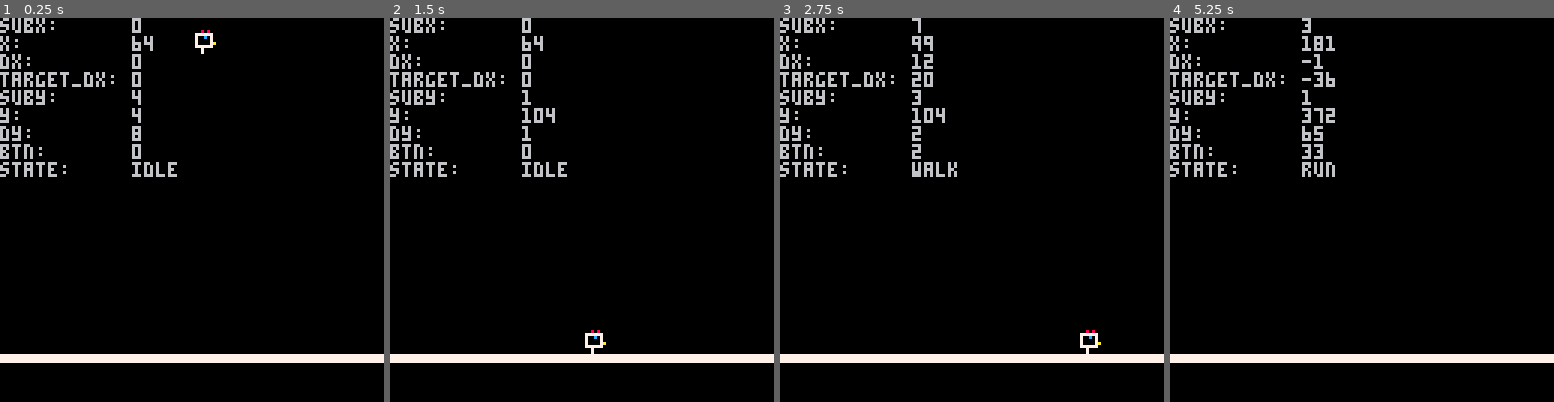
Above: before the commit, frames 1-4 (left to right).
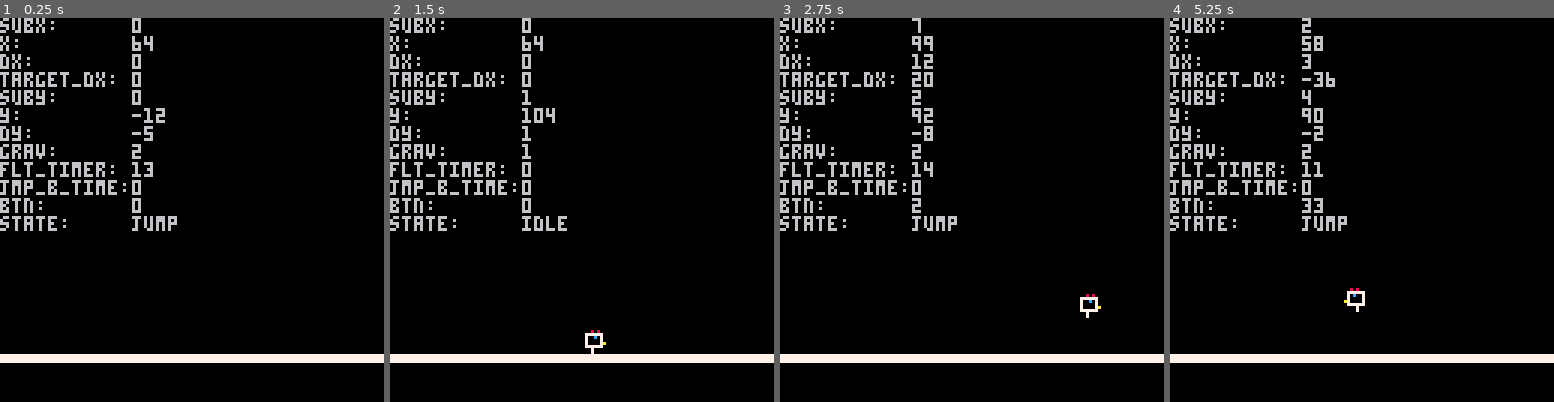
Above: after the commit, the same moments.

Repository: jmcarlson0320/chicken
Game: PICO-8 cartridge chicken.p8
The game is run twice, just before and just after one commit, with the same random seed, the same clock (stepped at 60 frames per second) and the same inputs.
Inputs (mouse positions are in pixels of both pictures, inside the frame that each line leads up to):
- Up to frame 1 (0.25 s): no input
- Up to frame 2 (1.5 s): tap X (X key) at 0.33, 1.07 s; click (670, 121) at 0.67 s; tap O (Z key) at 0.7 s; click (436, 267) at 1.22 s
- Up to frame 3 (2.75 s): hold Right 1.6-2.1 s; tap O (Z key) at 1.7, 2.1, 2.5 s; click (887, 114) at 1.77 s; tap X (X key) at 1.85 s; hold Up 2.15-2.42 s; click (952, 259) at 2.32 s; hold Right from 2.47 s (still down)
- Up to frame 4 (5.25 s): click (1404, 106) at 2.87 s; tap O (Z key) every 0.4 s from 2.9 to 4.9 s; tap X (X key) at 2.97, 4.08, 5.2 s; release Right at 3.03 s; hold Left 3.08-3.58 s; click (1465, 256) at 3.42 s; hold Down 3.63-3.97 s; click (1231, 102) at 3.97 s; hold Right 4.02-4.68 s; click (1292, 248) at 4.52 s; hold Up 4.73-5.03 s; click (1354, 94) at 5.07 s; hold Left from 5.08 s (still down)

The runs differ from the first frame. In frame 1, 2.7% of the frame differs, in the area x 0-57%, y 3-56%; in frame 2, 2.3%; in frame 3, 2.8%; in frame 4, 3.0%, in the area x 0-51%, y 1-77%.

Commit message:
Add jump

Diff:
--- a/chicken.p8
+++ b/chicken.p8
@@ -5,8 +5,16 @@
 SUB_PIXEL = 8
 DX_MAX_WALK = 20
 DX_MAX_RUN = 36
+WORLD_GRAVITY = 1
+JUMP_GRAVITY = 1
+FALL_GRAVITY = 2
+JUMP_SPEED = 20
+JUMP_BUFFER_TIME = 8
 
 function _init()
+	-- disable repeat buttons
+	poke(0x5f5c,255)
+
 	player = create_player(64, 0)
 end
 
@@ -25,6 +33,9 @@
 	print("suby:      "..player.sub_y)
 	print("y:         "..player.y)
 	print("dy:        "..player.dy)
+	print("grav:      "..player.gravity)
+	print("flt_timer: "..player.float_timer)
+	print("jmp_b_time:"..player.jump_buffer_timer)
 	print("btn:       "..btn())
 	print("state:     "..player.state)
 end
@@ -67,8 +78,9 @@
 		dx = 0,
 		dy = 0,
 		target_dx = 0,
-		target_dy = 0,
-		brakes_on = false,
+		gravity = WORLD_GRAVITY,
+		float_timer = 0,
+		jump_buffer_timer = JUMP_BUFFER_TIME,
 		state = "idle",
 		animations = {
 			["idle"] = {
@@ -86,6 +98,11 @@
 				rate = 2,
 				t = 0,
 			},
+			["jump"] = {
+				frames = {49, 50, 51, 50},
+				rate = 4,
+				t = 0,
+			},
 		},
 		facing = "right",
 	}
@@ -93,7 +110,11 @@
 	return p
 end
 
+
 function player_update(p)
+	if p.jump_buffer_timer > 0 then
+		p.jump_buffer_timer -= 1
+	end
 	if p.state == "idle" then
 		if btn(0) then
 			p.target_dx = -DX_MAX_WALK
@@ -104,6 +125,13 @@
 			p.target_dx = DX_MAX_WALK
 			p.facing = "right"
 			p.state = "walk"
+		end
+		if btnp(4) or p.jump_buffer_timer > 0 then
+			p.dy = -JUMP_SPEED
+			p.on_ground = false
+			p.gravity = JUMP_GRAVITY
+			p.float_timer = 20
+			p.state = "jump"
 		end
 	elseif p.state == "walk" then
 		-- left
@@ -136,6 +164,13 @@
 		if (btn() & 0x0F == 0) and (p.dx == 0) then
 			p.state = "idle"
 		end
+		if btnp(4) or p.jump_buffer_timer > 0 then
+			p.dy = -JUMP_SPEED
+			p.on_ground = false
+			p.gravity = JUMP_GRAVITY
+			p.float_timer = 20
+			p.state = "jump"
+		end
 	elseif p.state == "run" then
 		-- run left
 		if btn(0) then
@@ -150,6 +185,52 @@
 		-- released run or direction
 		if (btn() & 0x0F == 0) or (not btn(5)) then
 			p.state = "walk"
+		end
+		if btnp(4) or p.jump_buffer_timer > 0 then
+			p.dy = -JUMP_SPEED
+			p.on_ground = false
+			p.gravity = JUMP_GRAVITY
+			p.float_timer = 20
+			p.state = "jump"
+		end
+	elseif p.state == "jump" then
+		if p.float_timer > 0 then
+			p.float_timer -= 1
+		end
+		if btn(0) then
+			p.target_dx = -DX_MAX_WALK
+			p.facing = "left"
+		end
+		if btn(1) then
+			p.target_dx = DX_MAX_WALK
+			p.facing = "right"
+		end
+		if btn(0) and btn(5) then
+			p.target_dx = -DX_MAX_RUN
+			p.facing = "left"
+		end
+		if btn(1) and btn(5) then
+			p.target_dx = DX_MAX_RUN
+			p.facing = "right"
+		end
+		if btn(4) then
+			p.gravity = JUMP_GRAVITY
+		end
+		if not btn(4) then
+			p.gravity = FALL_GRAVITY
+		end
+		if p.float_timer <= 0 then
+			p.gravity = FALL_GRAVITY
+		end
+		if btn() & 0x0f == 0 then
+			p.target_dx = 0
+		end
+		if btnp(4) then
+			p.jump_buffer_timer = JUMP_BUFFER_TIME
+		end
+		if p.on_ground then
+			p.gravity = WORLD_GRAVITY
+			p.state = "idle"
 		end
 	end
 
@@ -158,17 +239,22 @@
 	--	pos += vel
 	if p.target_dx - p.dx ~= 0 then
 		local acc = sgn(p.target_dx - p.dx)
-		if (p.target_dx > 0 and p.dx < 0) or (p.target_dx < 0 and p.dx > 0) then
+		-- apply brakes if on ground
+		if p.on_ground and ((p.target_dx > 0 and p.dx < 0) or (p.target_dx < 0 and p.dx > 0)) then
 			acc *= 2
 		end
 		p.dx += acc -- vel += acc
 	end
+
+	move_x(p)
+	-- wrap around screen
+	if p.x < -7 then p.x = 127 end
+	if p.x > 127 then p.x = -7 end
 
 	--Y movement
 	--	only gravity??
-	p.dy += 1
-
-	move_x(p)
+	p.dy += p.gravity
+
 	move_y(p)
 end
 
@@ -211,8 +297,11 @@
 				obj.y += sign
 				move_y -= sign
 			else
-				obj.dy = 0
-				obj.sub_y = 0
+				if obj.dy > 0 then
+					obj.on_ground = true
+					obj.dy = 0
+					obj.sub_y = 0
+				end
 				break
 			end
 		end
@@ -244,6 +333,7 @@
 
 --mouse
 function mouse_init()
+-- enable mouse
  poke(0x5f2d,1)
 end
 
